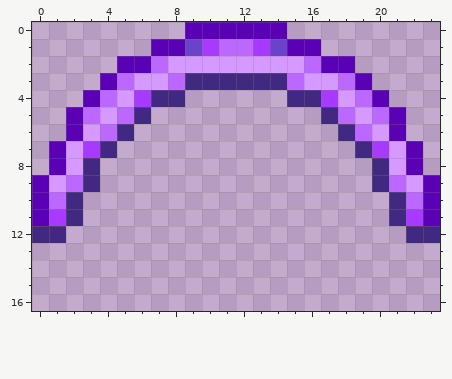
Two versions of one pixel-art sprite, Projectiles/PurpleScytheClone.png. The picture above was drawn from the file before the commit.
The file is 48x48 pixels, drawn in blocks of 2x2; one block is one cell here. Shown: x 0..23, y 0..16.
New version:
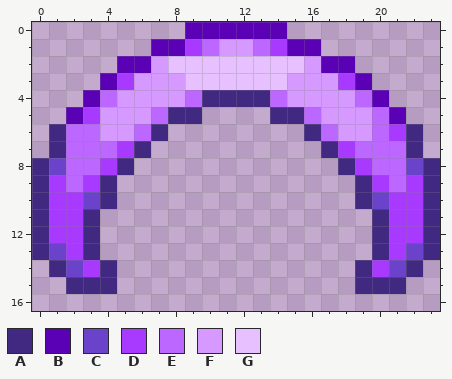
Palette (. is transparent): A #412881  B #5a00b5  C #6b42ca  D #a839ff  E #bc67ff  F #d699ff  G #e6c0ff
Diff:
Changed rows in their new state; - is an unchanged pixel.
first column x 0:
 1 ---------DEFFED---------
 2 -------FGGGGGGGGF-------
 3 -----D--FGGGGGGF--D-----
 4 ------FFFEAAAAEFFF------
 5 ---D-FFEAA----AAEFF-----
 6 -AEEFFEA--------AEFFEDA-
 7 -AEEEDA----------ADEEEA-
 8 ACEEDA------------ADEECA
 9 AD-DA--------------AD-DA
10 ADDCA--------------ACDDA
11 A-DA----------------AD-A
12 -DDA----------------ADD-
13 ACDA----------------ADCA
14 -ACDA--------------ADCA-
15 --AAA--------------AAA--
Boxes around the changes in both pictures, in picture pixels (x1, y1, x2, y2):
changed: (32, 39, 440, 294)
